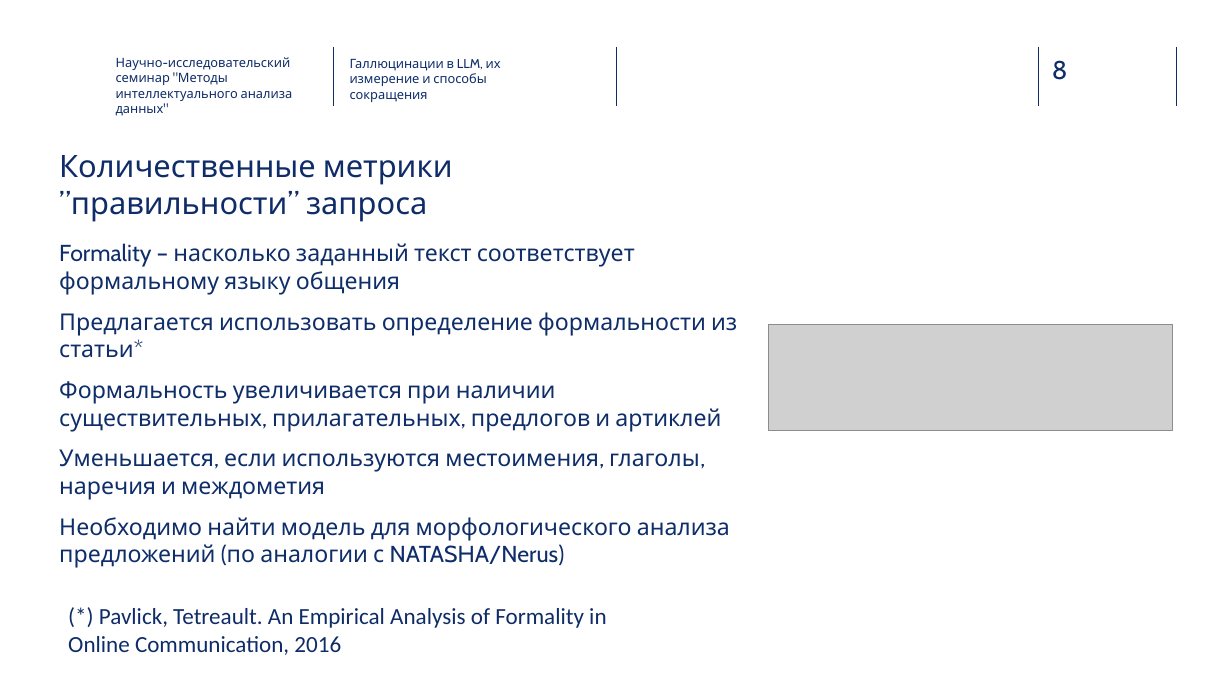
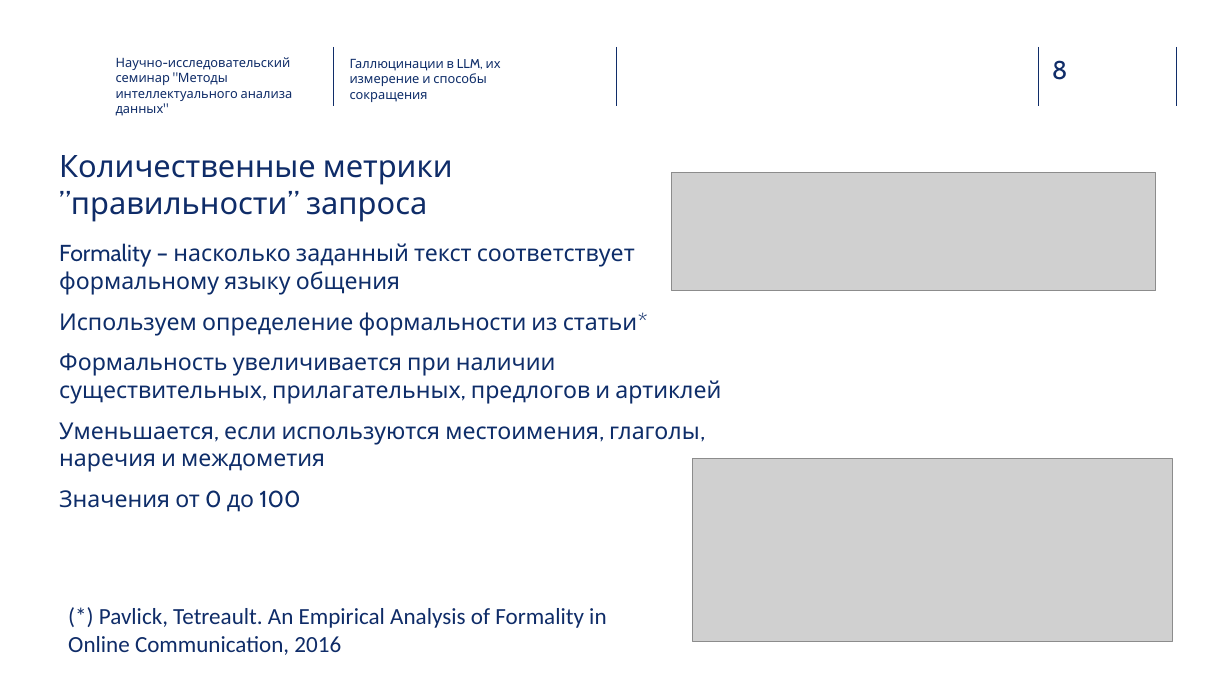
Before and after one commit to RukhovichIV/HSE-NIS-IDA-Methods, a slide deck: slide 8 of presentation/main.pptx. Drawn at 1232x693 pixels with LibreOffice and Linux fonts; fonts in the diff are those of the drawing; grey boxes stand for pictures; background and template pictures are left out. Boxes give left, top, right and bottom in pixels: in the first picture for what was removed or moved away, otherwise in the second. Text is boxed around its words. In the diff, an @@ line names an element or a change of style, - is before the commit and + after.

```diff
--- a/presentation/main.pptx
+++ b/presentation/main.pptx
@@ picture added at [672,172,1156,291] @@
@@ text at [59,312,648,335]: text changed @@
-Предлагается использовать определение формальности из статьи*
+Используем определение формальности из статьи*
@@ picture removed at [768,324,1173,431] @@
@@ picture added at [692,458,1173,641] @@
@@ text at [59,490,300,512]: text changed @@
-Необходимо найти модель для морфологического анализа предложений (по аналогии с NATASHA/Nerus)
+Значения от 0 до 100
```
Also in this commit, not shown: 4 other slides changed, 2 slides added, 1 other file.
